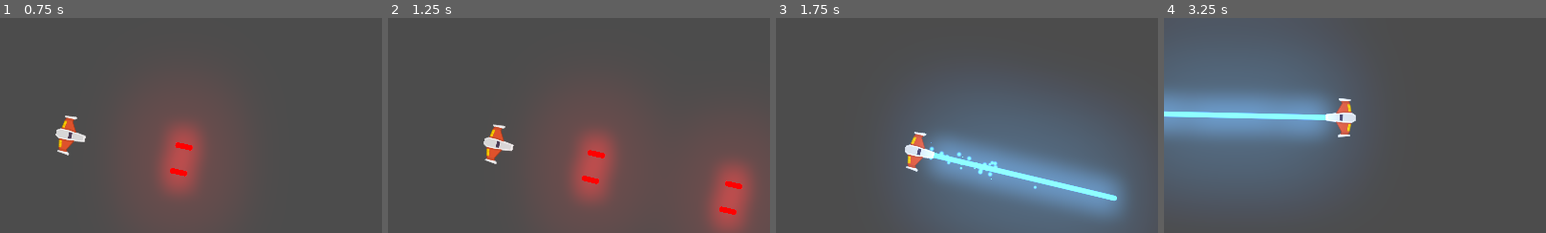
Above: before the commit, frames 1-4 (left to right).
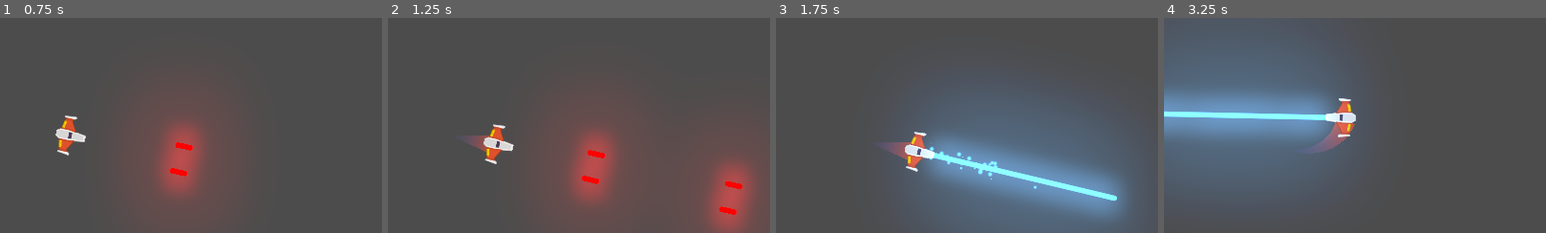
Above: after the commit, the same moments.

Repository: gmr1990/GODOT_CURSO_PIXEL_LAB_ETAPA3_Meteoritos
Game: Godot game, scene res://juego/Niveles/NivelTest.tscn
Same seed, same stepped clock (60 frames per second), same inputs: the game is played once before the commit and once after it.
Inputs:
- Up to frame 1 (0.75 s): tap Enter at 0.5 s; hold W (mover_adelante) from 0.53 s (still down); hold Space (disparo_principal) from 0.53 s (still down)
- Up to frame 2 (1.25 s): keep holding W (mover_adelante); keep holding Space (disparo_principal)
- Up to frame 3 (1.75 s): release W (mover_adelante) at 1.28 s; release Space (disparo_principal) at 1.28 s; hold S (mover_atras) from 1.28 s (still down); tap L (disparo_secundario) at 1.35 s
- Up to frame 4 (3.25 s): release S (mover_atras) at 2.03 s; hold A (rotar_antihorario) 2.03-2.78 s; hold W (mover_adelante) from 2.03 s (still down); tap D (rotar_horario) at 2.85 s
The pictures show only the part of the screen within x 16-66%, y 0-50%; the shares and areas given below are measured in that part.

Frame 1 is identical in both runs. In frame 2, 0.2% of the frame differs, in the area x 21-27%, y 54-63%; in frame 3, 0.3%; in frame 4, 0.5%, in the area x 40-50%, y 48-63%.

Commit message:
SONIDO MOTOR

Diff:
--- /dev/null
+++ b/juego/Naves/Player/Estela/Trail2D.gd
@@ -0,0 +1,115 @@
+# Draws a 2D trail using Godot's `Line2D`.
+#
+# Instantiate `Trail2D` as a child of a moving node to use it. To control the color, width curve,
+# texture, or trail width, use parameters from the `Line2D` class.
+tool
+
+class_name Estela
+extends Line2D
+
+export var is_emitting := false setget set_emitting
+
+# Distance in pixels between vertices. A higher resolution leads to more details.
+export var resolution := 5.0
+# Life of each point in seconds before it is deleted.
+export var lifetime := 0.5
+# Maximum number of points allowed on the curve.
+export var max_points := 100
+
+# Optional path to the target node to follow. If not set, the instance follows its parent.
+export var target_path: NodePath
+
+var _points_creation_time := []
+var _last_point := Vector2.ZERO
+var _clock := 0.0
+var _offset := 0.0
+
+onready var target: Node2D = get_node_or_null(target_path)
+
+## Setters y Getters
+func set_max_points(valor:int) -> void:
+	max_points = valor
+
+
+
+func _ready() -> void:
+	if not target:
+		target = get_parent() as Node2D
+
+	if Engine.editor_hint:
+		set_process(false)
+		return
+
+	_offset = position.length()
+	set_as_toplevel(true)
+	clear_points()
+	position = Vector2.ZERO
+	_last_point = to_local(target.global_position) + calculate_offset()
+
+
+func _get_configuration_warning() -> String:
+	var warning := "Missing Target node: assign a Node that extends Node2D in the Target Path or make the Trail a child of a parent that extends Node2D"
+	if target:
+		warning = ""
+	return warning
+
+
+func _process(delta: float) -> void:
+	_clock += delta
+	remove_older()
+
+	if not is_emitting:
+		return
+
+	# Adding new points if necessary.
+	var desired_point := to_local(target.global_position)
+	var distance: float = _last_point.distance_to(desired_point)
+	if distance > resolution:
+		add_timed_point(desired_point, _clock)
+
+
+# Creates a new point and stores its creation time.
+func add_timed_point(point: Vector2, time: float) -> void:
+	add_point(point + calculate_offset())
+	_points_creation_time.append(time)
+	_last_point = point
+	if get_point_count() > max_points:
+		remove_first_point()
+
+
+# Calculates the offset of the trail from its target.
+func calculate_offset() -> Vector2:
+	return - 1.0 * polar2cartesian(1.0, target.rotation).rotated(- PI / 2) * _offset
+
+
+# Removes the first point in the line and the corresponding time.
+func remove_first_point() -> void:
+	if get_point_count() > 1:
+		remove_point(0)
+	_points_creation_time.pop_front()
+
+
+# Remove points older than `lifetime`.
+func remove_older() -> void:
+	for creation_time in _points_creation_time:
+		var delta = _clock - creation_time
+		if delta > lifetime:
+			remove_first_point()
+		# Points in `_points_creation_time` are ordered from oldest to newest so as soon as a point
+		# isn't older than `lifetime`, we know all remaining points should stay as well.
+		else:
+			break
+
+
+func set_emitting(emitting: bool) -> void:
+	is_emitting = emitting
+	if Engine.editor_hint:
+		return
+
+	if not is_inside_tree():
+		yield(self, "ready")
+
+	if is_emitting:
+		clear_points()
+		_points_creation_time.clear()
+		_last_point = to_local(target.global_position) + calculate_offset()
--- /dev/null
+++ b/juego/Naves/Player/Estela/Trail2D.tscn
@@ -0,0 +1,17 @@
+[gd_scene load_steps=4 format=2]
+
+[ext_resource path="res://juego/Naves/Player/Estela/Trail2D.gd" type="Script" id=1]
+
+[sub_resource type="Curve" id=1]
+_data = [ Vector2( 0, 0 ), 0.0, 1.0, 0, 1, Vector2( 1, 1 ), 1.0, 0.0, 1, 0 ]
+
+[sub_resource type="Gradient" id=2]
+colors = PoolColorArray( 0.294118, 0.356863, 0.670588, 0, 0.788235, 0.301961, 0.164706, 1 )
+
+[node name="Trail2D" type="Line2D"]
+points = PoolVector2Array( 0, 0, 32, 0 )
+width_curve = SubResource( 1 )
+default_color = Color( 1, 1, 1, 1 )
+gradient = SubResource( 2 )
+joint_mode = 2
+script = ExtResource( 1 )
--- /dev/null
+++ b/juego/Naves/Player/Motor/MotorSFX.gd
@@ -0,0 +1,35 @@
+
+class_name Motor
+extends AudioStreamPlayer2D
+
+export var tiempo_transicion:float = 0.6
+export var volumen_apagado:float = -30.0
+
+onready var tween_sonido:Tween = $Tween
+
+var volumen_original:float
+
+func _ready() -> void:
+	volumen_original = volume_db
+	volume_db = volumen_apagado
+
+func sonido_on() ->void:
+	if not playing:
+		play()
+
+		efecto_transicion (volume_db, volumen_original)
+
+func sonido_off() -> void:
+
+	efecto_transicion (volume_db, volumen_apagado)
+
+func efecto_transicion(desde_vol: float, hasta_vol: float) -> void:
+	tween_sonido.interpolate_property(
+		self,
+		"volume_db",
+		desde_vol,
+		tiempo_transicion,
+		Tween.TRANS_LINEAR,
+		Tween.EASE_OUT_IN
+	)
+	tween_sonido.start()
--- /dev/null
+++ b/juego/Naves/Player/Motor/MotorSFX.tscn
@@ -0,0 +1,8 @@
+[gd_scene load_steps=2 format=2]
+
+[ext_resource path="res://juego/SoundFX/motor.ogg" type="AudioStream" id=1]
+
+[node name="MotorSFX" type="AudioStreamPlayer2D"]
+stream = ExtResource( 1 )
+
+[node name="Tween" type="Tween" parent="."]
--- a/juego/Naves/Player/Player.gd
+++ b/juego/Naves/Player/Player.gd
@@ -5,6 +5,7 @@
 ## Atributos Export
 export var potencia_motor:int = 10
 export var potencia_rotacion:int = 2
+export var estela_maxima:int = 150
 
 
 ## Atributos
@@ -14,6 +15,8 @@
 # Atributos Onready
 onready var canion:Canion = $Canion
 onready var laser:RayoLaser = $LaserBeam2D
+onready var estela:Estela = $EstelaPuntoInicio/Trail2D
+onready var motor_sfx:Motor = $MotorSFX
 
 
 ## Metodos
@@ -25,12 +28,27 @@
 	if event.is_action_released("disparo_secundario"):
 		laser.set_is_casting(false)
 
+	#Control ll Estela y sonido de motor
+	if event.is_action_pressed("mover_adelante"):
+		estela.set_max_points(estela_maxima)
+		motor_sfx.sonido_on()
+	elif event.is_action_pressed("mover_atras"):
+		estela.set_max_points(0)
+		motor_sfx.sonido_on()
+
+	if (event.is_action_released("mover_adelante")
+		or event.is_action_released("mover_atras")):
+			motor_sfx.sonido_off()
+
+
+# warning-ignore:unused_argument
 func _integrate_forces(state: Physics2DDirectBodyState) -> void:
 	apply_central_impulse(empuje.rotated(rotation))
 	apply_torque_impulse(dir_rotacion * potencia_rotacion)
 
 
 
+# warning-ignore:unused_argument
 func _process(delta: float) -> void:
 	player_input()
 
--- a/juego/Naves/Player/Player.tscn
+++ b/juego/Naves/Player/Player.tscn
@@ -1,9 +1,12 @@
-[gd_scene load_steps=7 format=2]
+[gd_scene load_steps=10 format=2]
 
 [ext_resource path="res://juego/Naves/Player/player_orange.png" type="Texture" id=1]
 [ext_resource path="res://juego/Proyectiles/Canion.tscn" type="PackedScene" id=2]
 [ext_resource path="res://juego/Proyectiles/Laser/LaserBeam2D.tscn" type="PackedScene" id=3]
 [ext_resource path="res://juego/SoundFX/Disparo Laser002B.ogg" type="AudioStream" id=4]
+[ext_resource path="res://juego/Naves/Player/Estela/Trail2D.tscn" type="PackedScene" id=5]
+[ext_resource path="res://juego/Naves/Player/Motor/MotorSFX.tscn" type="PackedScene" id=6]
+[ext_resource path="res://juego/Naves/Player/Motor/MotorSFX.gd" type="Script" id=7]
 
 [sub_resource type="PhysicsMaterial" id=1]
 friction = 0.0
@@ -43,4 +46,27 @@
 [node name="LaserBeam2D" parent="." instance=ExtResource( 3 )]
 position = Vector2( 36.5377, -0.314987 )
 
+[node name="EstelaPuntoInicio" type="Position2D" parent="."]
+position = Vector2( -12.379, -0.31498 )
+rotation = 1.5708
+
+[node name="Trail2D" parent="EstelaPuntoInicio" instance=ExtResource( 5 )]
+position = Vector2( -0.999987, 3.98463 )
+rotation = -1.56463
+points = PoolVector2Array( 0, 0, 80, 0 )
+width = 50.0
+is_emitting = true
+lifetime = 0.8
+max_points = 300
+target_path = NodePath("..")
+
+[node name="MotorSFX" parent="." instance=ExtResource( 6 )]
+position = Vector2( 0, -3 )
+volume_db = -0.052
+script = ExtResource( 7 )
+tiempo_transicion = 1.0
+volumen_apagado = -60.0
+
+[node name="Tween2" type="Tween" parent="MotorSFX"]
+
 [editable path="Canion"]
--- a/project.godot
+++ b/project.godot
@@ -13,6 +13,16 @@
 "class": "Canion",
 "language": "GDScript",
 "path": "res://juego/Proyectiles/Canion.gd"
+}, {
+"base": "Line2D",
+"class": "Estela",
+"language": "GDScript",
+"path": "res://juego/Naves/Player/Estela/Trail2D.gd"
+}, {
+"base": "AudioStreamPlayer2D",
+"class": "Motor",
+"language": "GDScript",
+"path": "res://juego/Naves/Player/Motor/MotorSFX.gd"
 }, {
 "base": "RigidBody2D",
 "class": "Player",
@@ -31,6 +41,8 @@
 } ]
 _global_script_class_icons={
 "Canion": "",
+"Estela": "",
+"Motor": "",
 "Player": "",
 "Proyectil": "",
 "RayoLaser": ""
@@ -40,7 +52,7 @@
 
 config/name="GODOT_CURSO_PIXEL_LAB_ETAPA3_Meteoritos"
 run/main_scene="res://juego/Niveles/NivelTest.tscn"
-config/icon="res://player_orange.png"
+config/icon="res://Meteoritos_Icono_GMR.png"
 
 [autoload]
 
Not shown, added: juego/SoundFX/motor.ogg.import
Not shown, added: juego/SoundFX/motor.ogg
